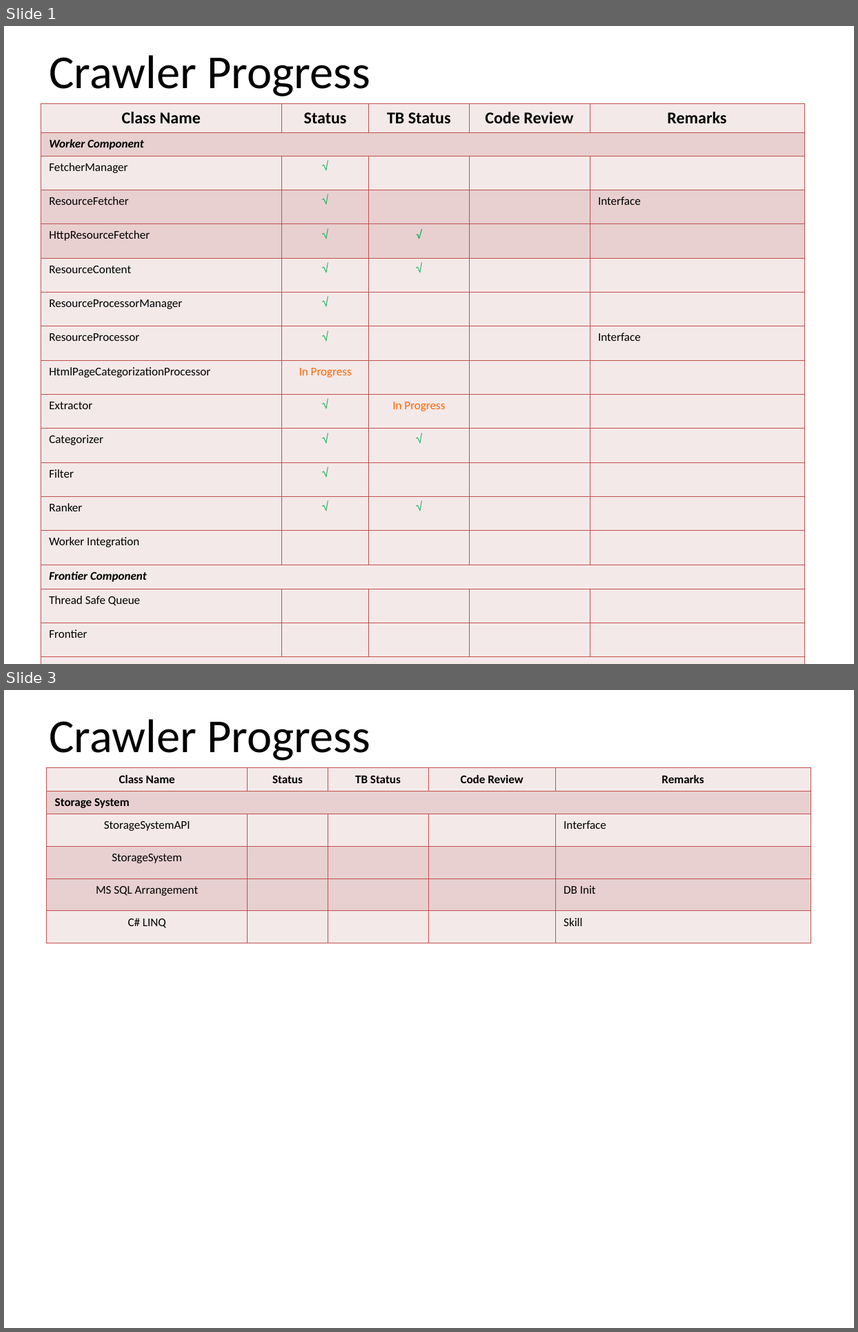
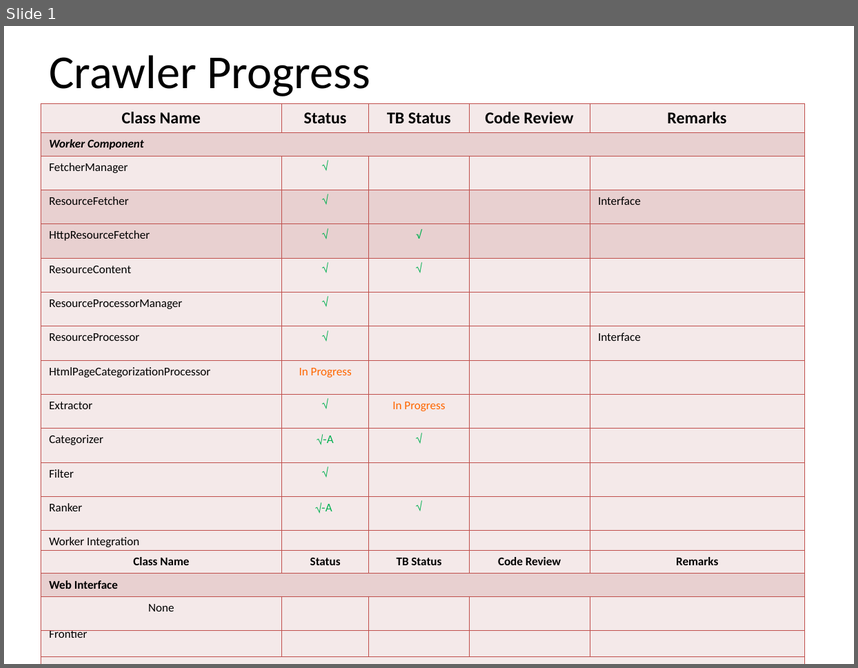
Before and after one commit to tru3d3v/iwebcrawler, a slide deck: Docs/Progress.ppt. Shown one above the other, each under a label of ours: slides 1 and 3 before the commit, slide 1 after it; the slides between them are not shown. The pictures are 858x1332 and 858x668 pixels, drawn with LibreOffice and Linux fonts; fonts in the diff are those of the drawing. Boxes give left, top, right and bottom in pixels: in the first picture for what was removed or moved away, otherwise in the second. Text is boxed around its words. In the diff, an @@ line names an element or a change of style, - is before the commit and + after.

```diff
--- a/Docs/Progress.ppt
+++ b/Docs/Progress.ppt
@@ slide 3 removed at [4,690,854,1328], background #FFFFFF @@
@@ text removed at [49,719,370,760] @@
-Crawler Progress
@@ table removed at [47,767,809,931], 6 rows, 5 columns @@
-Class Name | Status | TB Status | Code Review | Remarks
-Storage System |  |  |  | 
-StorageSystemAPI |  |  |  | Interface
-StorageSystem |  |  |  | 
-MS SQL Arrangement |  |  |  | DB Init
-C# LINQ |  |  |  | Skill
@@ slide 1 changed as well @@
@@ table at [41,103,805,640] @@
-row 11, column 2: √
+row 11, column 2: A-√
-row 13, column 2: √
+row 13, column 2: A-√
@@ table added at [41,550,805,617], 3 rows, 5 columns @@
+Class Name | Status | TB Status | Code Review | Remarks
+Web Interface |  |  |  | 
+None |  |  |  | 
```
Also in this commit, not shown: 1 other slide changed.
